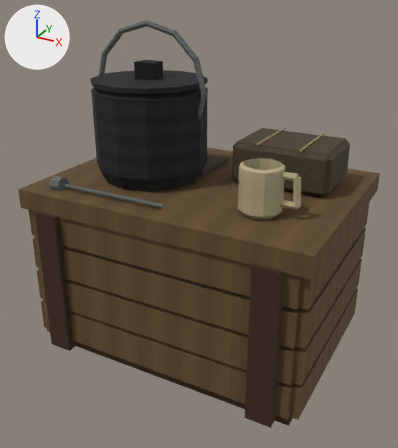
Renders of the Blender file development/levels/blender/level_work_survivor_cookbox.blend from each side of a commit.
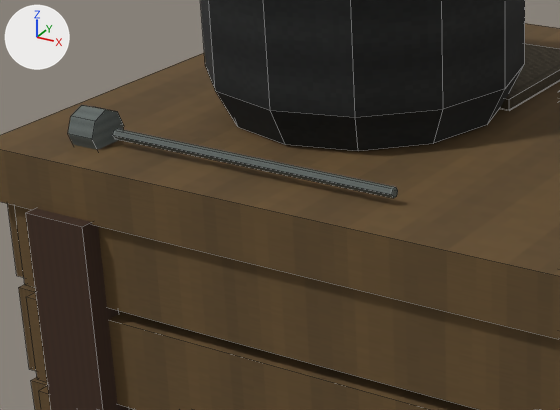
The first picture shows the older version from a camera (50 mm lens) standing at (0.704, -1.303, 1.01) and looking at (0.003, -0.028, 0.372). The close-ups show the older and then the newer version on the part from 7% to 55% of the width and 31% to 63% of the height of that picture. Only the edits that show in the close-ups are written down. Every picture has the same lights, and +X, +Y and +Z are marked at upper left. The close-ups show mesh edges as thin lines.

Objects in the first close-up: 'level_work_survivor_cookbox'.
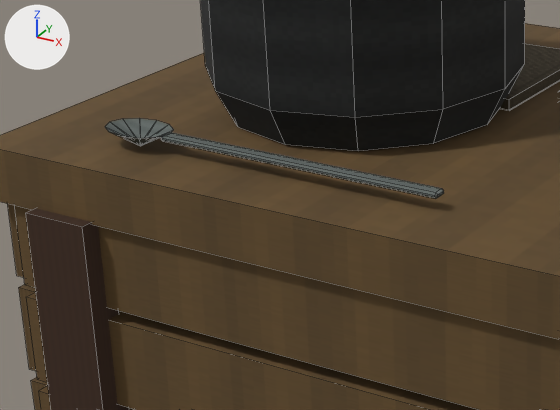
The change in detail:
me_cube is used by ob_level_work_survivor_cookbox; location (0.0, 0.0, 0.0).
me_cube had 624 vertices, 472 faces and spanned x -0.42..0.42, y -0.303..0.33, z 0.0..0.917.
me_cube now has 666 vertices, 524 faces and spans x -0.42..0.42, y -0.303..0.33, z 0.0..0.917.
me_cube part 1: the loose piece of 12 vertices spanning x -0.3..0.01, y -0.235..-0.225, z 0.496..0.504 is rebuilt with 24 vertices and now spans x -0.25..0.05, y -0.227..-0.213, z 0.5..0.506.
me_cube part 2: a new loose piece of 14 vertices spanning x -0.316..-0.244, y -0.245..-0.195, z 0.488..0.506, in mat_rebuild_original_steel (picture img_original_steel_diffuse).
me_cube part 3: the loose piece of 16 vertices spanning x -0.34..-0.31, y -0.252..-0.208, z 0.478..0.522 is deleted.
Other edits to the shape of me_cube do not show in these pictures.

Boxes [x1, y1, x2, y2] around the edits, measured in the close-ups (560 x 410 px):
part 1 of me_cube, rebuilt
    before: [113, 129, 398, 198]
    after: [161, 132, 444, 199]
part 2 of me_cube, added
    after: [105, 118, 174, 146]
part 3 of me_cube, deleted
    before: [68, 105, 124, 150]
